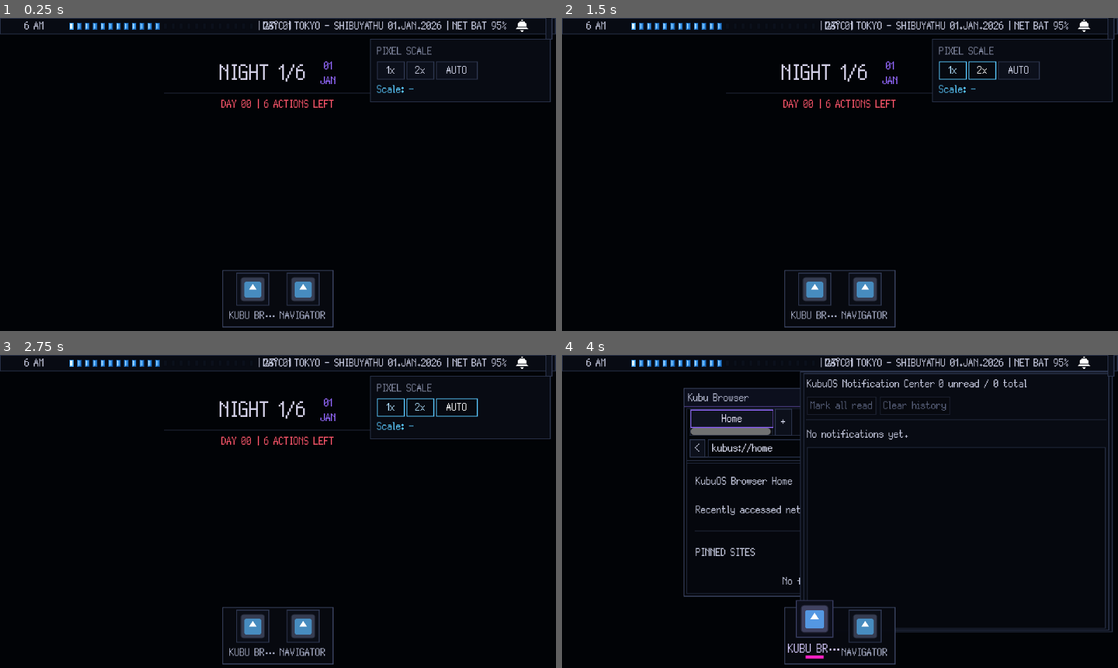
Above: before the commit, frames 1-4 (two rows, left to right).
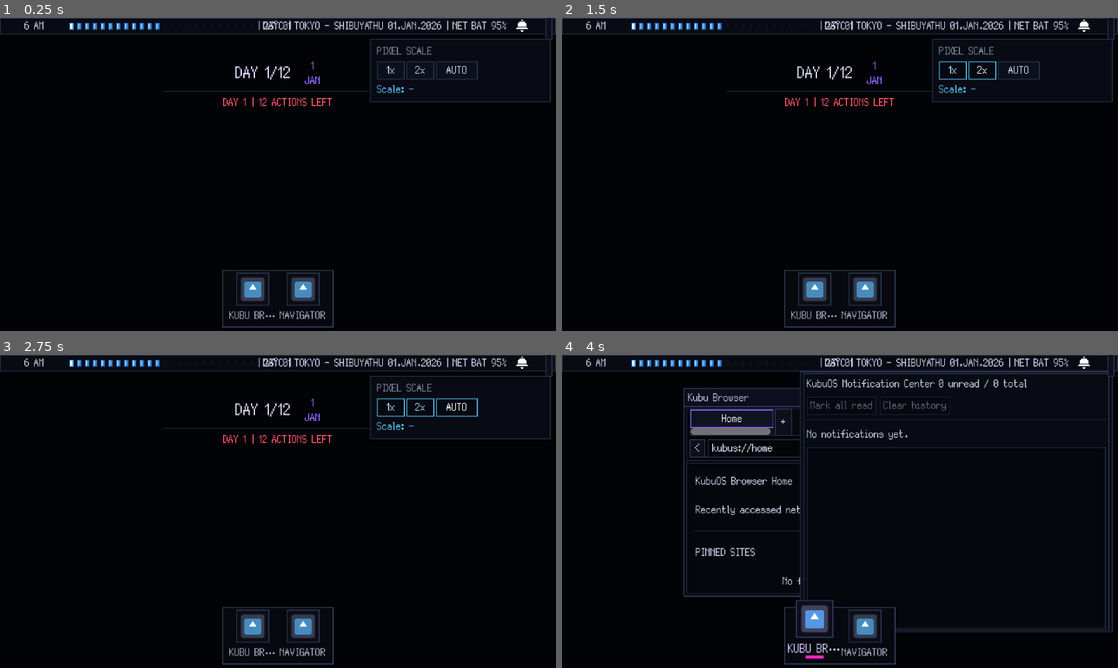
Above: after the commit, the same moments.

Repository: GYU-GAZE/NULL-NETWORK
Game: Godot game, scene res://core/main.tscn
Same seed, same stepped clock (60 frames per second), same inputs: the game is played once before the commit and once after it. The engine's default icon, where the game draws it, is replaced by a stand-in: a white triangle on a blue panel in a dark square.
Inputs (mouse positions are in pixels of both pictures, inside the frame that each line leads up to):
- Up to frame 1 (0.25 s): no input
- Up to frame 2 (1.5 s): click "1x" at 0.5 s; click "2x" at 1.25 s
- Up to frame 3 (2.75 s): click "AUTO" at 2 s
- Up to frame 4 (4 s): click (1084, 361) at 2.75 s; click (812, 627) at 3.52 s

The runs differ from the first frame. In frame 1, 1.0% of the frame differs, in the area x 6-67%, y 2-29%; in frame 2, 1.0%; in frame 3, 1.0%; in frame 4, less than 0.1%.
Error before the commit: Parse Error: Could not find type "ScaleMode" under base "KubuDisplaySettings". (res://systems/desktop/desktop.gd:139)

Commit message:
refactor: remove selectable display scale from desktop UI

Diff:
--- a/systems/desktop/desktop.gd
+++ b/systems/desktop/desktop.gd
@@ -2,16 +2,16 @@
 class_name Desktop
 
 @export_category("Time UI Animation (Juice)")
-@export var time_pulse_scale: Vector2 = Vector2(1.05, 1.05)
+@export var time_pulse_scale: Vector2 = Vector2(1.0, 1.0)
 @export var time_tween_duration: float = 0.3
 
 @export_category("Responsive Desktop")
 @export var compact_breakpoint: float = 760.0
-@export var wide_period_font_size: int = 80
-@export var compact_period_font_size: int = 48
-@export var wide_date_font_size: int = 40
-@export var compact_date_font_size: int = 28
-@export var wide_status_font_size: int = 24
+@export var wide_period_font_size: int = 38
+@export var compact_period_font_size: int = 28
+@export var wide_date_font_size: int = 19
+@export var compact_date_font_size: int = 19
+@export var wide_status_font_size: int = 19
 @export var compact_status_font_size: int = 19
 
 @onready var clock_container: VBoxContainer = %ClockContainer
@@ -19,24 +19,20 @@
 @onready var day_label: Label = %DayLabel
 @onready var month_label: Label = %MonthLabel
 @onready var days_passed_label: Label = %DaysPassedLabel
-
 @onready var debug_time_button: Button = %DebugTimeButton
-@onready var scale_auto_button: Button = %ScaleAutoButton
-@onready var scale_1x_button: Button = %Scale1xButton
-@onready var scale_2x_button: Button = %Scale2xButton
-@onready var scale_status_label: Label = %ScaleStatusLabel
 
 
 func _ready() -> void:
 	add_to_group("desktop")
 
 	debug_time_button.pressed.connect(_on_debug_time_pressed)
-	_connect_display_scale_buttons()
-	_refresh_display_scale_debug_ui()
 	_apply_responsive_layout()
 
 	if not resized.is_connected(_apply_responsive_layout):
 		resized.connect(_apply_responsive_layout)
+
+	if not KubuDisplaySetting.display_geometry_changed.is_connected(_on_display_geometry_changed):
+		KubuDisplaySetting.display_geometry_changed.connect(_on_display_geometry_changed)
 
 	if not GlobalSignals.time_advanced.is_connected(_on_time_advanced):
 		GlobalSignals.time_advanced.connect(_on_time_advanced)
@@ -67,8 +63,7 @@
 
 	day_label.text = str(cal_day)
 	month_label.text = cal_month
-
-	days_passed_label.text = "Dia %d | Ações restantes: %d" % [
+	days_passed_label.text = "DAY %d | %d ACTIONS LEFT" % [
 		days_passed,
 		actions_left
 	]
@@ -96,62 +91,13 @@
 	)
 
 
-func _connect_display_scale_buttons() -> void:
-	if not scale_auto_button.pressed.is_connected(_on_scale_auto_pressed):
-		scale_auto_button.pressed.connect(_on_scale_auto_pressed)
-
-	if not scale_1x_button.pressed.is_connected(_on_scale_1x_pressed):
-		scale_1x_button.pressed.connect(_on_scale_1x_pressed)
-
-	if not scale_2x_button.pressed.is_connected(_on_scale_2x_pressed):
-		scale_2x_button.pressed.connect(_on_scale_2x_pressed)
-
-	if not KubuDisplaySetting.display_geometry_changed.is_connected(_on_display_geometry_changed):
-		KubuDisplaySetting.display_geometry_changed.connect(_on_display_geometry_changed)
-
-
-func _on_scale_auto_pressed() -> void:
-	KubuDisplaySetting.set_scale_mode(KubuDisplaySetting.ScaleMode.AUTO)
-	_refresh_display_scale_debug_ui()
-
-
-func _on_scale_1x_pressed() -> void:
-	KubuDisplaySetting.set_scale_mode(KubuDisplaySetting.ScaleMode.SCALE_1X)
-	_refresh_display_scale_debug_ui()
-
-
-func _on_scale_2x_pressed() -> void:
-	KubuDisplaySetting.set_scale_mode(KubuDisplaySetting.ScaleMode.SCALE_2X)
-	_refresh_display_scale_debug_ui()
-
-
 func _on_display_geometry_changed(
 	_scale: int,
 	_physical_size: Vector2i,
 	_logical_size: Vector2i,
 	_display_mode: KubuDisplaySetting.DisplayMode
 ) -> void:
-	_refresh_display_scale_debug_ui()
 	_apply_responsive_layout()
-
-
-func _refresh_display_scale_debug_ui() -> void:
-	var mode: KubuDisplaySetting.ScaleMode = KubuDisplaySetting.current_scale_mode
-	var scale: int = KubuDisplaySetting.get_current_scale()
-	var physical_size: Vector2i = KubuDisplaySetting.get_current_physical_size()
-	var logical_size: Vector2i = KubuDisplaySetting.get_current_logical_size()
-
-	scale_auto_button.button_pressed = mode == KubuDisplaySetting.ScaleMode.AUTO
-	scale_1x_button.button_pressed = mode == KubuDisplaySetting.ScaleMode.SCALE_1X
-	scale_2x_button.button_pressed = mode == KubuDisplaySetting.ScaleMode.SCALE_2X
-
-	scale_status_label.text = "%dx | %dx%d -> %dx%d" % [
-		scale,
-		physical_size.x,
-		physical_size.y,
-		logical_size.x,
-		logical_size.y
-	]
 
 
 func _apply_responsive_layout() -> void:
